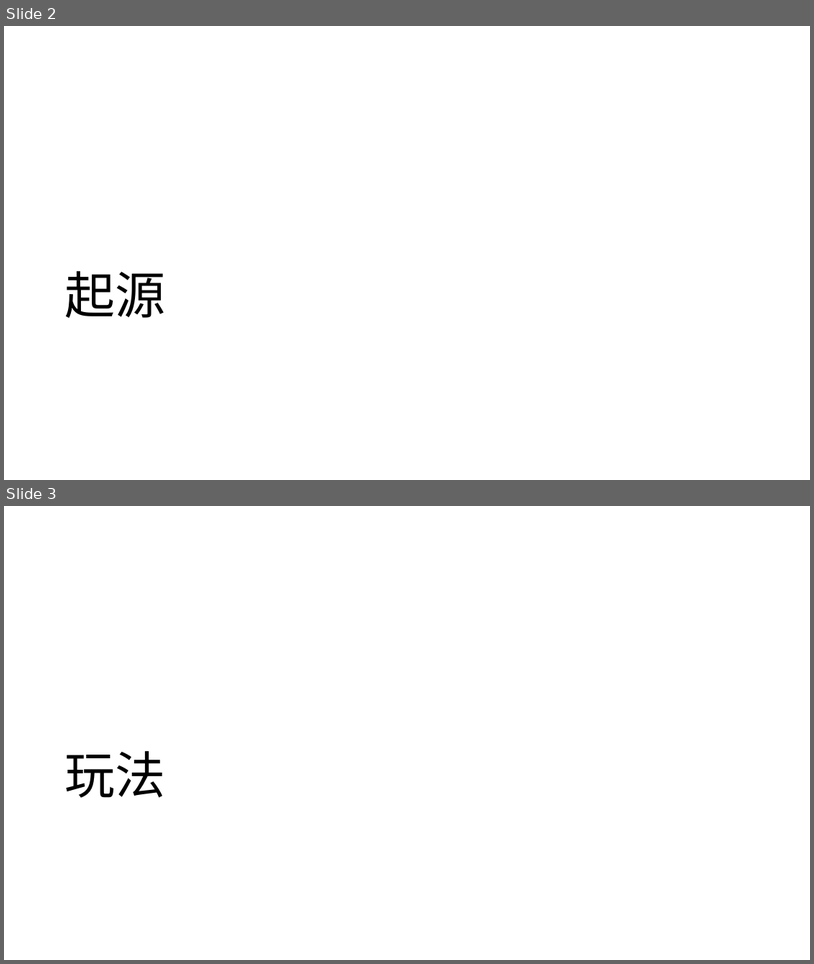
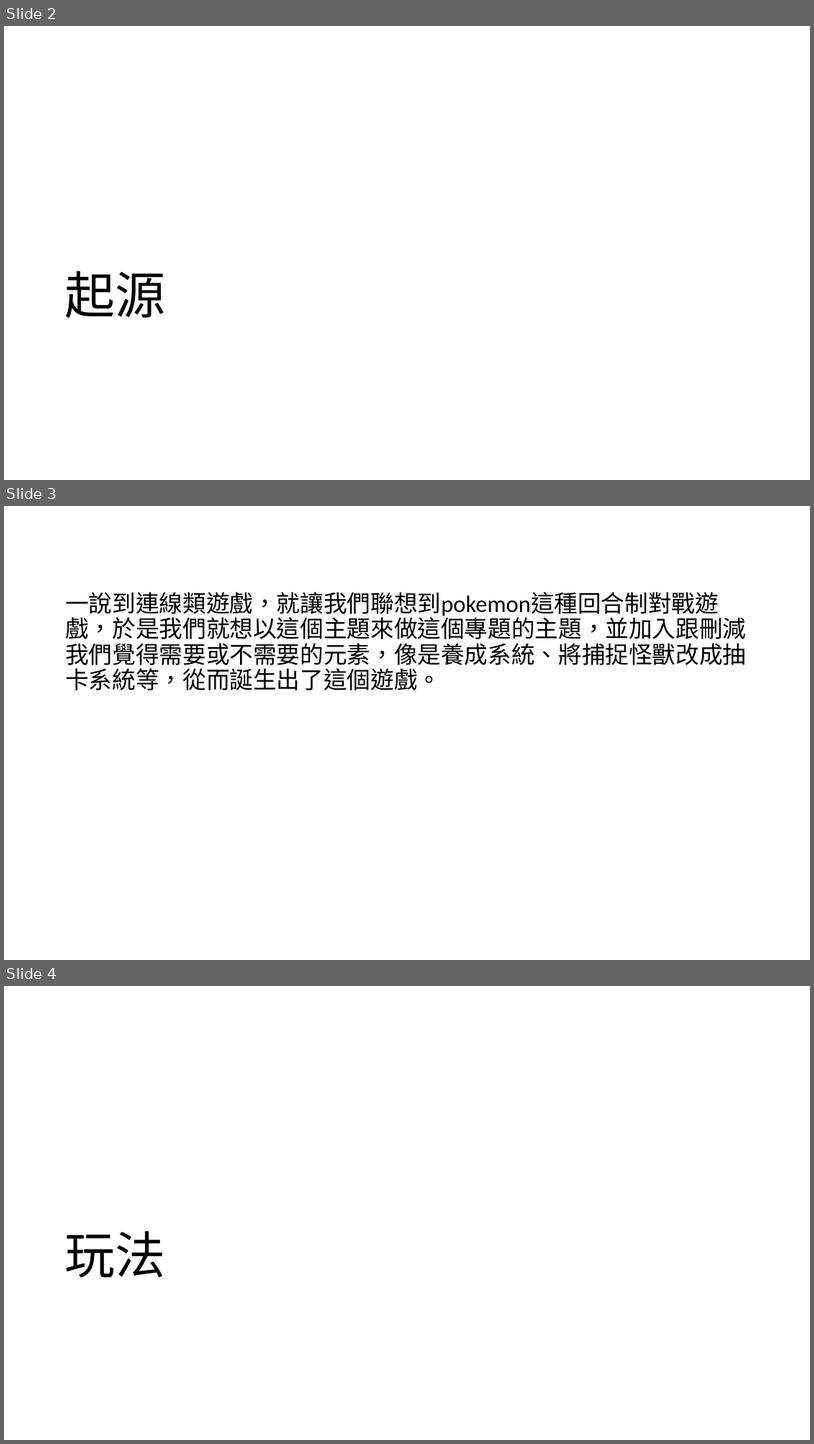
Before and after one commit to huyuhua33/draw10AtStart, a slide deck: reff/PPT.pptx. Shown one above the other, each under a label of ours: slides 2 and 3 before the commit, slides 2, 3 and 4 after it. The pictures are 814x964 and 814x1444 pixels, drawn with LibreOffice and Linux fonts; fonts in the diff are those of the drawing. Boxes give left, top, right and bottom in pixels: in the first picture for what was removed or moved away, otherwise in the second. Text is boxed around its words. In the diff, an @@ line names an element or a change of style, - is before the commit and + after.

```diff
--- a/reff/PPT.pptx
+++ b/reff/PPT.pptx
@@ slide 3 added at box(4, 506, 810, 960), background #FFFFFF @@
@@ text added at box(65, 592, 746, 690), 28 pt, text #000000 @@
+一說到連線類遊戲，就讓我們聯想到pokemon這種回合制對戰遊戲，於是我們就想以這個主題來做這個專題的主題，並加入跟刪減我們覺得需要或不需要的元素，像是養成系統、將捕捉怪獸改成抽卡系統等，從而誕生出了這個遊戲。
@@ what was slide 3 is now slide 4 @@
```
Also in this commit, not shown: 1 other slide added.
